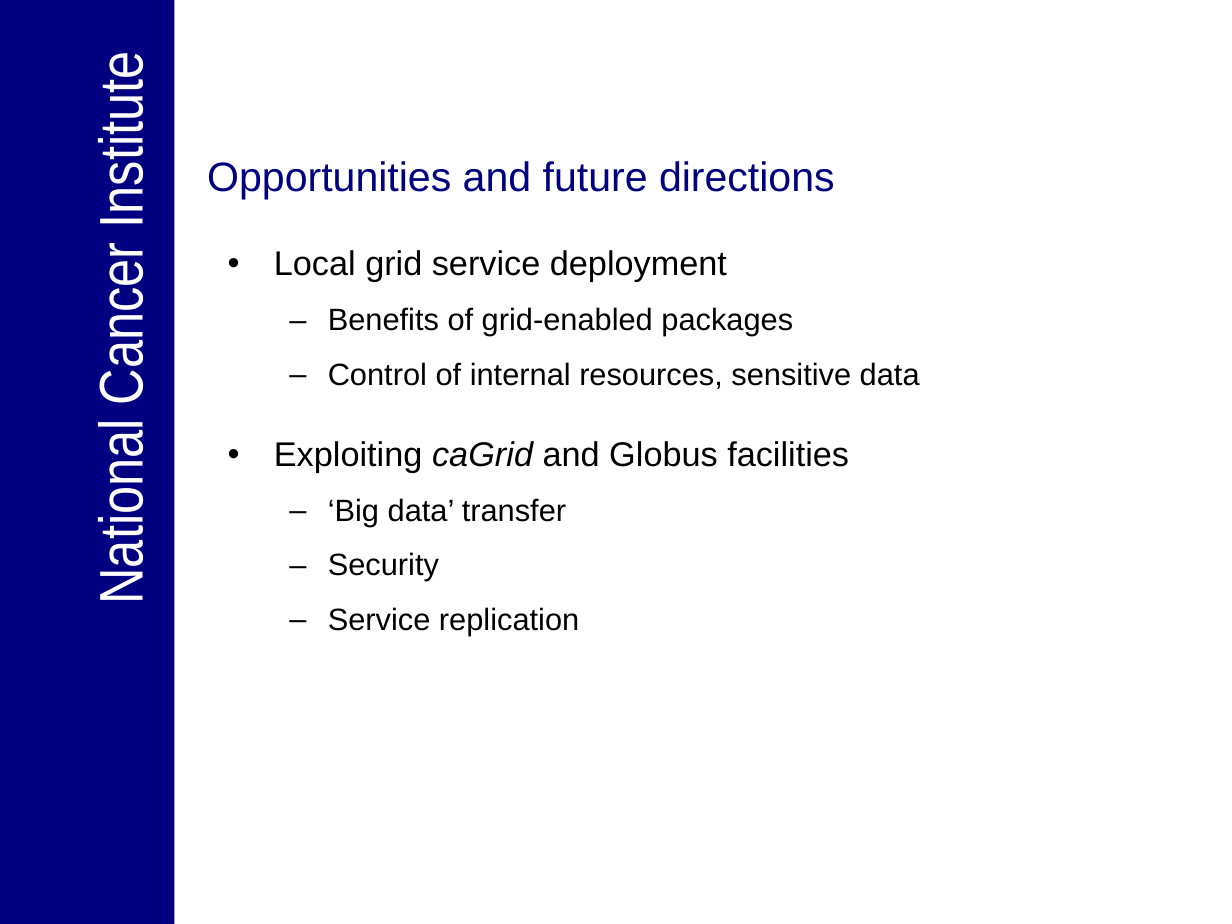
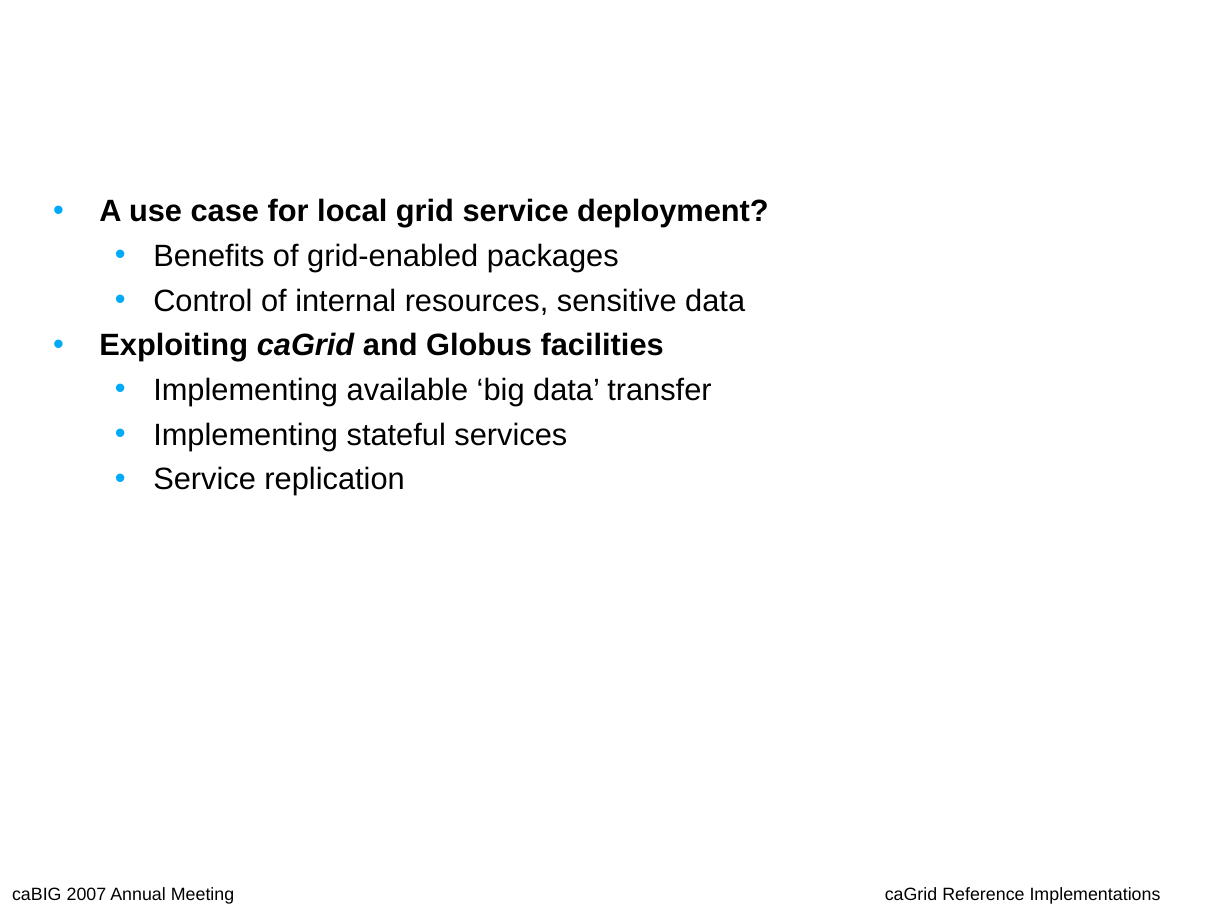
Before and after one commit to NCIP/bioconductor, a slide deck: slide 8 of bioconductor/Presentations/caBIG_Annual_Meeting_2007_Getting_on_the_grid_panel.ppt. Drawn at 1232x924 pixels with LibreOffice and Linux fonts; fonts in the diff are those of the drawing; background and template pictures are left out. Boxes give left, top, right and bottom in pixels: in the first picture for what was removed or moved away, otherwise in the second. Text is boxed around its words. In the diff, an @@ line names an element or a change of style, - is before the commit and + after.

```diff
--- a/bioconductor/Presentations/caBIG_Annual_Meeting_2007_Getting_on_the_grid_panel.ppt
+++ b/bioconductor/Presentations/caBIG_Annual_Meeting_2007_Getting_on_the_grid_panel.ppt
@@ rectangle removed at box(0, 0, 175, 924) @@
@@ title "Bioconductor Lessons learned and future ..." at box(41, 0, 965, 144): vertical alignment top to middle @@
@@ text removed at box(86, 68, 156, 598) @@
-National Cancer Institute
@@ title at box(207, 161, 835, 199): text changed; text colour #000080 to #FFFFFF @@
-Opportunities and future directions
+Bioconductor
+Lessons learned and future directions
@@ text "A use case for local ...": place and size @@
-text "A use case for local ..." at box(274, 250, 920, 635)
+text "A use case for local ..." at box(99, 198, 768, 495)
@@ text at box(99, 198, 768, 227): text changed; size 20 to 18 pt; bold on @@
-• Local grid service deployment
+• A use case for local grid service deployment?
@@ text at box(99, 243, 745, 495): size 20 to 18 pt, bold on in "Exploiting caGrid and Globus facilities"; bullet – to •; line spacing 0.95 to 1; less space between paragraphs; bullet colour #000000 to #00AAF6 @@
@@ text at box(153, 377, 711, 450): text changed @@
-  – ‘Big data’ transfer
-  – Security
+  • Implementing available ‘big data’ transfer
+  • Implementing stateful services
@@ text added at box(12, 887, 234, 904), 18 pt, text #000000 @@
+caBIG 2007 Annual Meeting
@@ text added at box(885, 887, 1161, 904), 18 pt, text #000000 @@
+caGrid Reference Implementations
```
Also in this commit, not shown: 5 other slides changed, 2 slides added, 2 slides removed.
